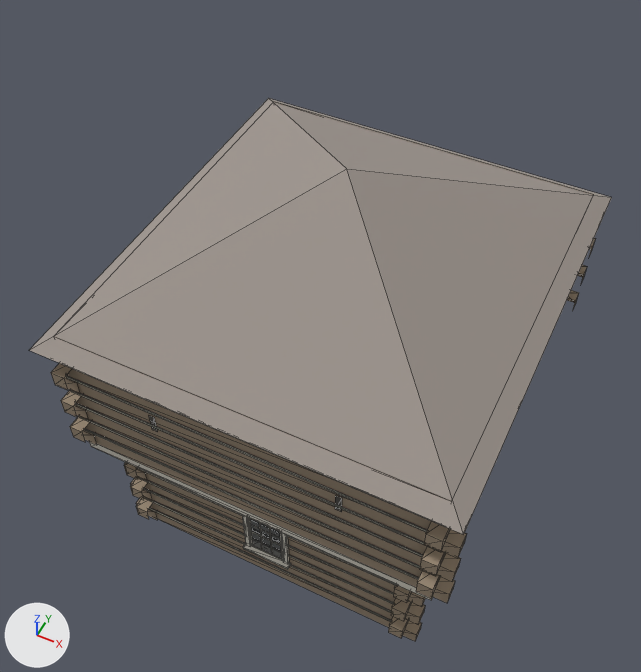
The glTF model chicago/4d/assets/gltf/first_fort_dearborn_blockhouse_nw__first_fort_1803.glb as it was, and as the next commit left it.
Both versions are drawn from a 50 mm lens placed at (6.88, -6.43, 15.04), pointed at (2.53, 2.26, 4.17). The axes (+X, +Y, +Z) are drawn at lower left. The lights are the same throughout. The older version comes first. Mesh edges are drawn as thin lines. Vertices at exactly the same position are counted once.

In view in the first picture: 'first_fort_dearborn_blockhouse_nw__first_fort_1803'.
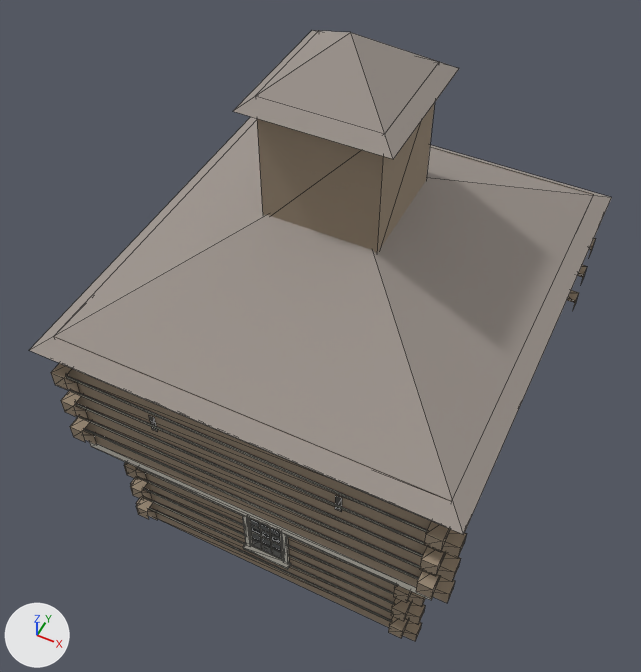
Location of each change, (x1, y1, x2, y2) in pixels of the pictures (641 x 672 px):
'first_fort_dearborn_blockhouse_nw__first_fort_1803', reshaped (12% taller)
    before: (30, 98, 612, 641)
    after: (30, 30, 612, 641)
part 1 of me_first_fort_dearborn_blockhouse_nw__first_fort_1803, added
    after: (233, 30, 459, 159)
part 2 of me_first_fort_dearborn_blockhouse_nw__first_fort_1803, added (brown)
    after: (257, 103, 435, 253)

The change, as a list of edits to the scene's bpy script:
```text
Change me_first_fort_dearborn_blockhouse_nw__first_fort_1803:
    used by ob_first_fort_dearborn_blockhouse_nw__first_fort_1803; location = (0.0, 0.0, 0.0)
    remove me_first_fort_dearborn_blockhouse_nw__first_fort_1803.from_pydata(...)  # 1253 vertices, 1078 faces; spans x -0.73..6.0, y -0.73..6.52, z 0.0..7.16
    add me_first_fort_dearborn_blockhouse_nw__first_fort_1803.from_pydata(...)  # 1266 vertices, 1092 faces; spans x -0.73..6.0, y -0.73..6.52, z 0.0..9.28
    me_first_fort_dearborn_blockhouse_nw__first_fort_1803 part 1: the loose piece of 5 vertices spanning x -0.73..6.0, y -0.73..6.52, z 5.22..7.16 is copied, and the copy is scaled about its middle by (0.333, 0.309, 0.419), then moved by (0.0, 0.0, 2.68); it spans x 1.51..3.76, y 1.77..4.01, z 8.46..9.28
    me_first_fort_dearborn_blockhouse_nw__first_fort_1803 part 2
    8 vertices are added at x 1.74..3.54, y 2.0..3.8, z 6.52..8.62
    10 new faces join them, mat_log (brown #9e8d78)
```
